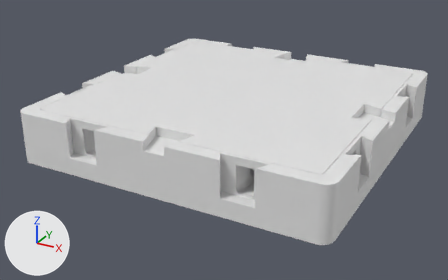
A saved change to the glTF model modelos/rede8b.glb.
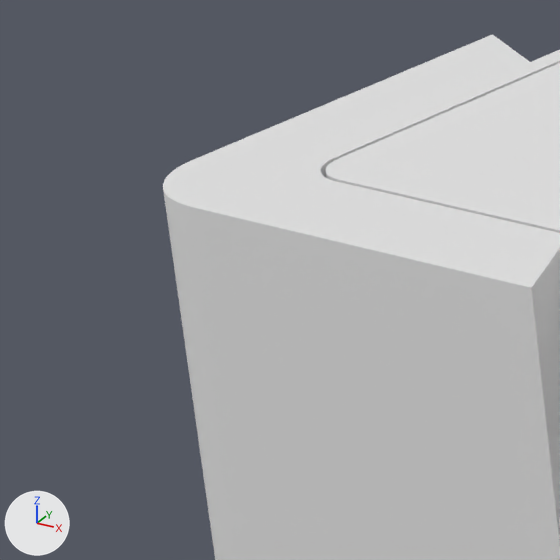
The first picture shows the older version from a camera (50 mm lens) standing at (152.2, -244.3, 91.5) and looking at (51.8, -61.6, 0.1). The close-ups show the older and then the newer version on the part from 0% to 16% of the width and 31% to 56% of the height of that picture. Only the edits that show in the close-ups are written down. The axes (+X, +Y, +Z) are drawn at lower left. The lights are the same throughout.

Before the edit, the objects in view are built like this:
```python
me_acr__tampa_acrilico = bpy.data.meshes.new('acr__tampa_acrilico')
me_acr__tampa_acrilico.from_pydata(...)  # 168 vertices, 332 faces; spans x 5.2..104.8, y -104.8..-5.2, z 15.0..18.0
me_corpo__corpo = bpy.data.meshes.new('corpo__corpo')
me_corpo__corpo.from_pydata(...)  # 11605 vertices, 23238 faces; spans x 0.0..110.0, y -110.0..0.0, z 0.0..18.0
ob_acr__tampa_acrilico = bpy.data.objects.new('acr__tampa_acrilico', me_acr__tampa_acrilico)
ob_acr__tampa_acrilico.location = (0.0, 0.0, 0.0)
ob_corpo__corpo = bpy.data.objects.new('corpo__corpo', me_corpo__corpo)
ob_corpo__corpo.location = (0.0, 0.0, 0.0)
```
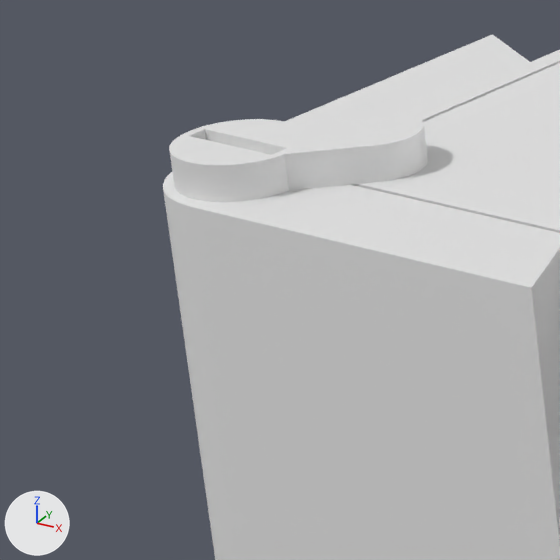
Location of each change, [x1, y1, x2, y2] in pixels of the close-ups (560 x 560 px):
'verde__presilha_tampa_acrilico_0', added
    after: [169, 112, 428, 202]

The change, as a list of edits to the scene's bpy script:
```text
Add me_verde__presilha_tampa_acrilico_0:
    me_verde__presilha_tampa_acrilico_0.from_pydata(...)  # 441 vertices, 878 faces; spans x 0.7..9.22, y -109.3..-100.78, z 13.4..19.6
Add ob_verde__presilha_tampa_acrilico_0:
    ob_verde__presilha_tampa_acrilico_0 = bpy.data.objects.new('verde__presilha_tampa_acrilico_0', me_verde__presilha_tampa_acrilico_0)
    ob_verde__presilha_tampa_acrilico_0.location = (0.0, 0.0, 0.0)
```
